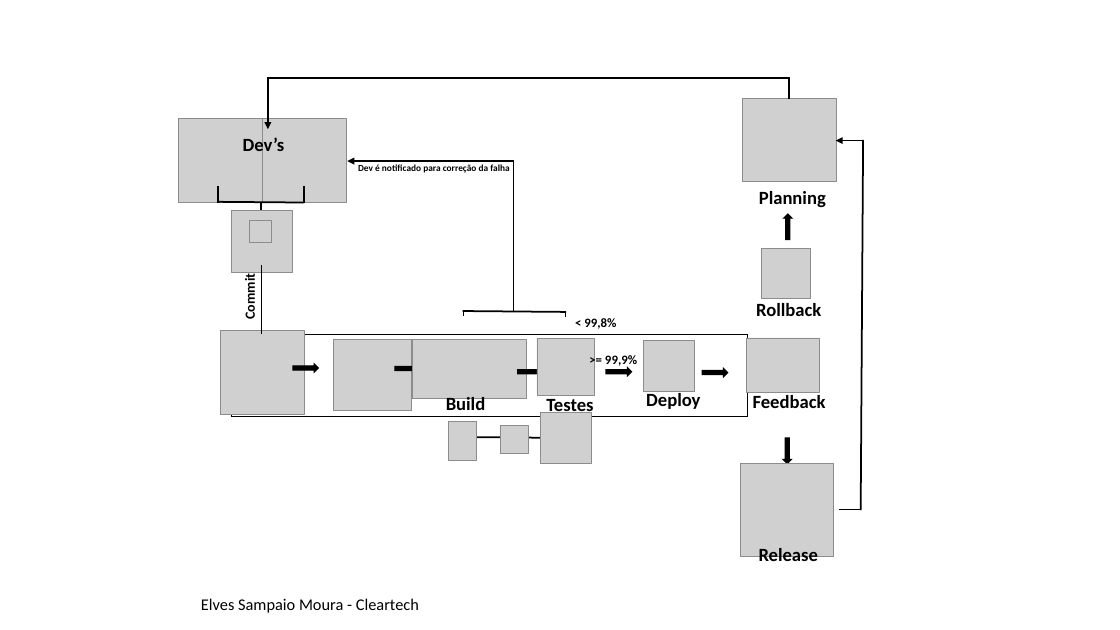
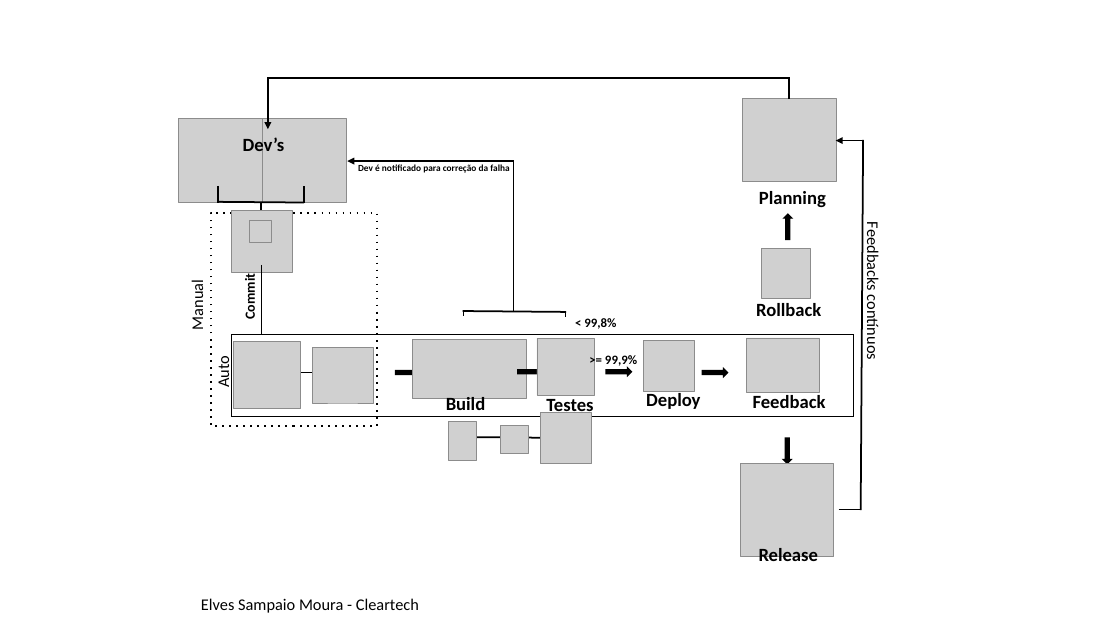
Before and after one commit to elvessampaio/elvesQA-SprintsCleartech, a slide deck: slide 1 of Sprint 9/Esteira CI CD - Elves.pptx. Drawn at 1120x630 pixels with LibreOffice and Linux fonts; fonts in the diff are those of the drawing; grey boxes stand for pictures; background and template pictures are left out. Boxes give left, top, right and bottom in pixels: in the first picture for what was removed or moved away, otherwise in the second. Text is boxed around its words. In the diff, an @@ line names an element or a change of style, - is before the commit and + after.

```diff
--- a/Sprint 9/Esteira CI CD - Elves.pptx
+++ b/Sprint 9/Esteira CI CD - Elves.pptx
@@ rectangle added at <box>211,213,377,425</box>, outline #000000 1.5 pt dashed @@
@@ text added at <box>863,228,883,358</box>, 14 pt, text #000000 @@
+Feedbacks contínuos
@@ text added at <box>188,285,208,329</box>, 14 pt, text #000000 @@
+Manual
@@ text added at <box>214,359,234,387</box>, 14 pt, text #000000 @@
+Auto
@@ rectangle: place and size @@
-rectangle at <box>232,334,749,417</box>
+rectangle at <box>232,334,854,417</box>
@@ picture: place and size @@
-picture at <box>220,330,304,414</box>
+picture at <box>234,342,301,409</box>
@@ picture: place and size @@
-picture at <box>334,339,413,411</box>
+picture at <box>313,348,374,403</box>
@@ line added from (281, 373) to (338, 373), #000000 1.5 pt @@
@@ right arrow removed at <box>293,364,318,372</box> @@
@@ right arrow: place and size @@
-right arrow at <box>395,365,420,373</box>
+right arrow at <box>396,369,421,377</box>
```
Also in this commit, not shown: 1 other file.
